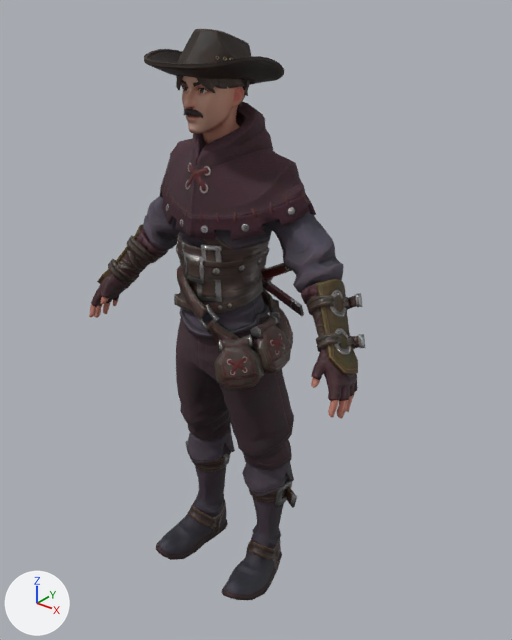
The glTF model public/models/sherlock.glb as it was, and as the next commit left it.
One viewpoint serves both versions: a 50 mm lens placed at (1.378, -1.56, 2.0), pointed at (0.068, 0.077, 0.985). The axes (+X, +Y, +Z) are drawn at lower left. The lights are the same throughout. Vertices at the same position are counted once.

The first picture shows 'Wolf3D_Beard', 'Wolf3D_Body', 'Wolf3D_Head', 'Wolf3D_Headwear', 'Wolf3D_Outfit_Bottom', 'Wolf3D_Outfit_Footwear', 'Wolf3D_Outfit_Top'.
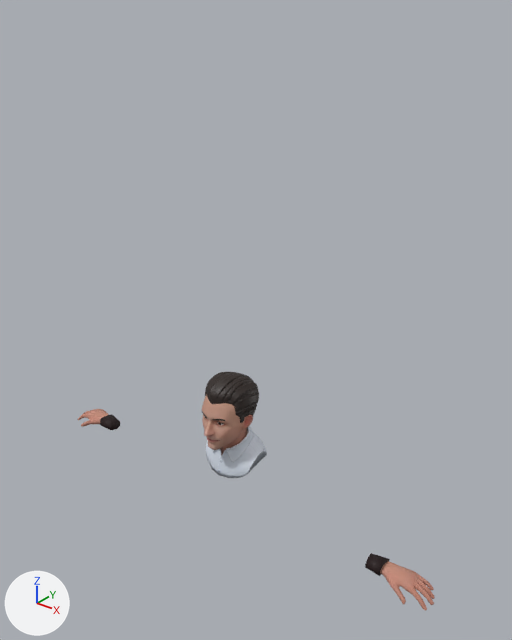
Boxes [x1, y1, x2, y2] around the edits, measured in the pictures (512 x 640 px):
'Wolf3D_Outfit_Top', deleted: before [91, 102, 365, 401]
'Wolf3D_Outfit_Footwear', deleted: before [156, 424, 297, 600]
'Wolf3D_Outfit_Bottom', deleted: before [176, 314, 294, 471]
'Wolf3D_Headwear', deleted: before [144, 29, 284, 108]
'Wolf3D_Head', reshaped: before [181, 76, 244, 146]; after [202, 394, 253, 455]
'Wolf3D_Hands', added: after [77, 409, 435, 611]
'Wolf3D_Hair', added: after [205, 372, 259, 423]
'Wolf3D_Shirt', added: after [206, 426, 267, 478]
'Wolf3D_Body', deleted: before [89, 296, 355, 418]
'Wolf3D_Beard', deleted: before [184, 108, 203, 118]

What the commit changed:
Picture 'shirt-m-13-D' (img_shirt_m_13_d) is new.
Picture 'hair-77-N' (img_hair_77_n) is new.
Material 'Wolf3D_Shirt' (mat_wolf3d_shirt) is new.
Its texture is img_shirt_m_13_d.
Its roughness is 1.0.
Material 'Wolf3D_Hair' (mat_wolf3d_hair) is new.
Uses the picture img_basecolor_002.
Uses the picture img_hair_77_n.
me_wolf3d_head is used by ob_wolf3d_head; location (0.0, 0.0, 0.0).
me_wolf3d_head had 2060 vertices, 4094 faces and spanned x -0.096..0.096, y -0.145..0.087, z 1.521..1.833.
me_wolf3d_head now has 2060 vertices, 4094 faces and spans x -0.096..0.096, y -0.114..0.122, z 0.441..0.753.
me_wolf3d_head part 1: 2060 of 2060 vertices moved; they spanned x -0.096..0.096, y -0.145..0.087, z 1.521..1.833 and now span x -0.096..0.096, y -0.114..0.122, z 0.441..0.753; mean shift (0.0, 0.034, -1.08); largest move (0.009, -0.127, 1.683) -> (0.01, -0.095, 0.601).
Mesh me_wolf3d_shirt is new.
It has 293 vertices, 567 faces and spans x -0.116..0.115, y -0.048..0.135, z 0.39..0.561.
It uses material mat_wolf3d_shirt (picture img_shirt_m_13_d).
Mesh me_wolf3d_hair is new.
It has 1012 vertices, 1974 faces and spans x -0.089..0.092, y -0.076..0.128, z 0.558..0.782.
It uses material mat_wolf3d_hair.
Mesh me_wolf3d_hands is new.
It has 1742 vertices, 3448 faces and spans x -0.82..0.82, y -0.07..0.04, z 0.29..0.36.
It uses material mat_wolf3d_skin (picture img_basecolor_001).
Object 'Wolf3D_Beard' (ob_wolf3d_beard) is deleted.
Object 'Wolf3D_Headwear' (ob_wolf3d_headwear) is deleted.
Object 'Wolf3D_Body' (ob_wolf3d_body) is deleted.
Object 'Wolf3D_Outfit_Bottom' (ob_wolf3d_outfit_bottom) is deleted.
Object 'Wolf3D_Outfit_Footwear' (ob_wolf3d_outfit_footwear) is deleted.
Object 'Wolf3D_Outfit_Top' (ob_wolf3d_outfit_top) is deleted.
Object 'Wolf3D_Shirt' (ob_wolf3d_shirt) is new; it shows me_wolf3d_shirt.
Its location is (0.0, 0.0, 0.0).
Object 'Wolf3D_Hair' (ob_wolf3d_hair) is new; it shows me_wolf3d_hair.
Its location is (0.0, 0.0, 0.0).
Object 'Wolf3D_Hands' (ob_wolf3d_hands) is new; it shows me_wolf3d_hands.
Its location is (0.0, 0.0, 0.0).
